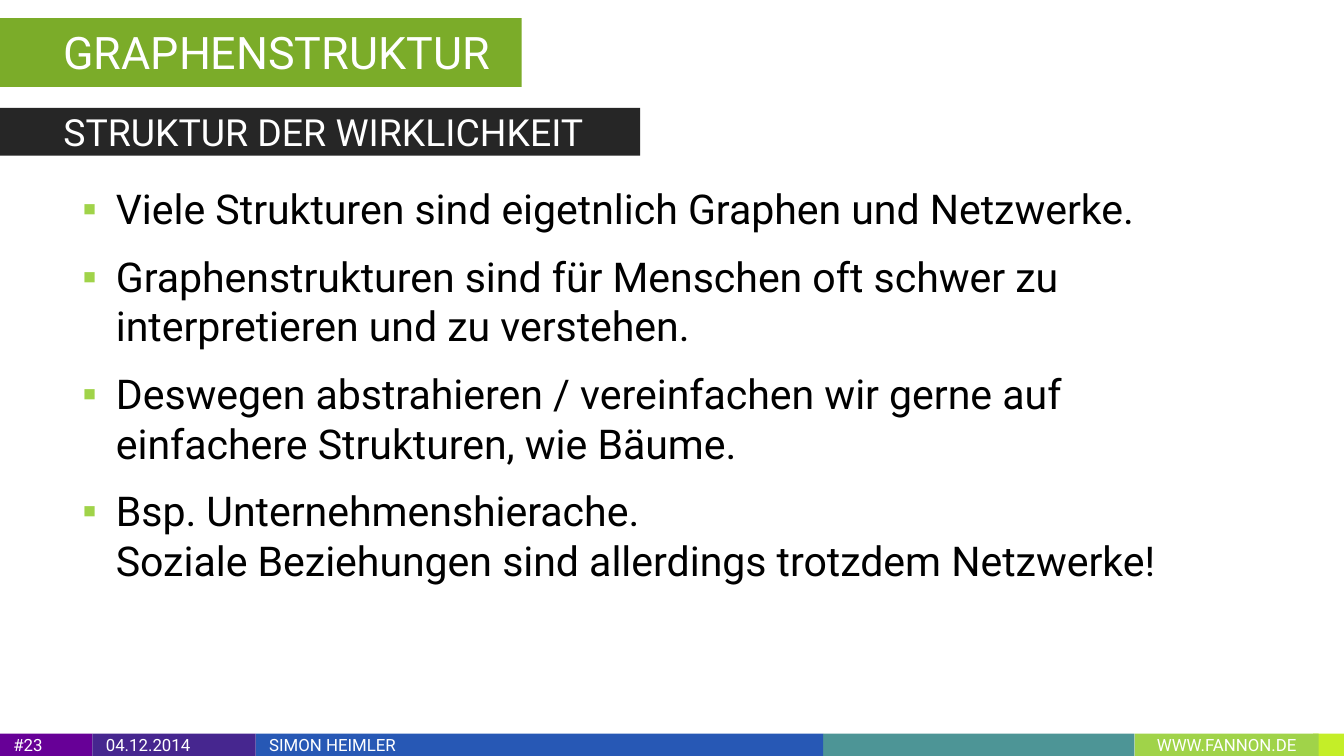
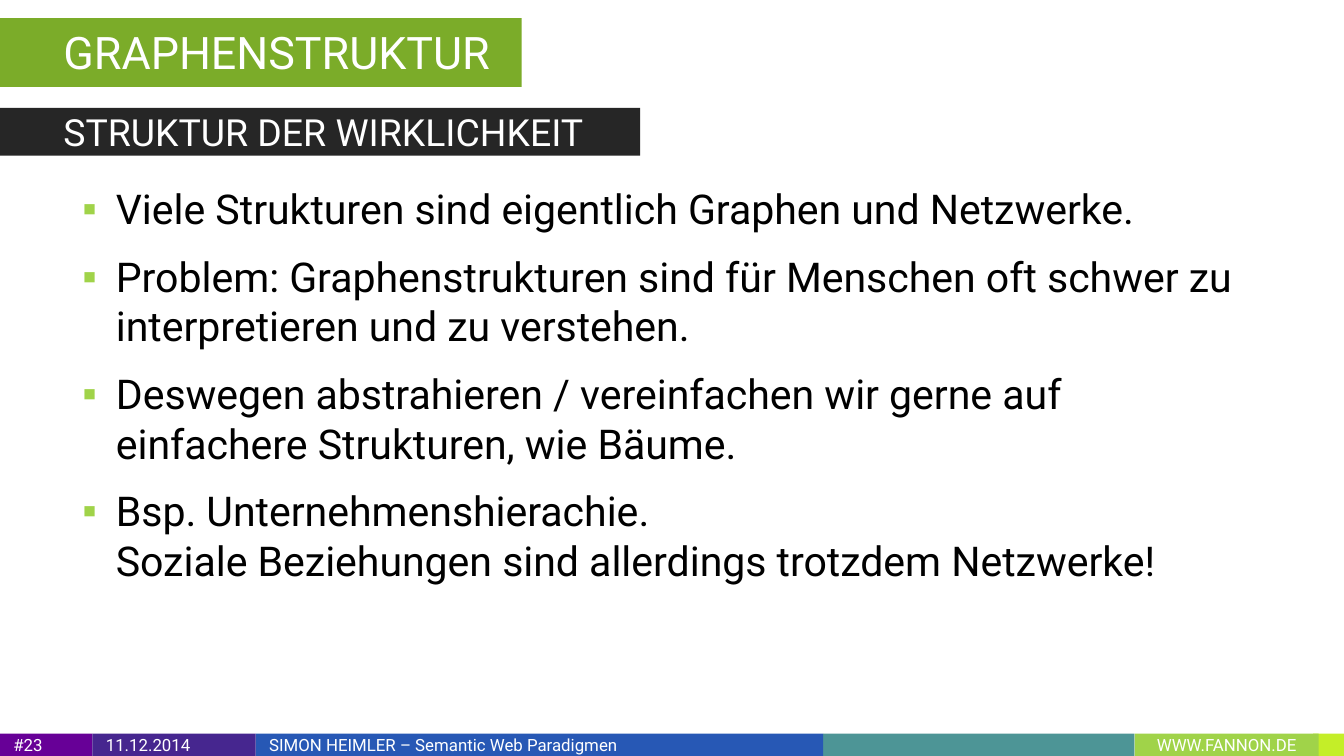
Before and after one commit to Fannon/SemanticWebParadigmen, a slide deck: slide 23 of Semantic Web Paradigmen PPT.pptx. Drawn at 1344x756 pixels with LibreOffice and Linux fonts; fonts in the diff are those of the drawing. Boxes give left, top, right and bottom in pixels: in the first picture for what was removed or moved away, otherwise in the second. Text is boxed around its words. In the diff, an @@ line names an element or a change of style, - is before the commit and + after.

```diff
--- a/Semantic Web Paradigmen PPT.pptx
+++ b/Semantic Web Paradigmen PPT.pptx
@@ text at bbox=[116, 193, 1232, 350]: text changed @@
-▪ Viele Strukturen sind eigetnlich Graphen und Netzwerke.
-▪ Graphenstrukturen sind für Menschen oft schwer zu interpretieren und zu verstehen.
+▪ Viele Strukturen sind eigentlich Graphen und Netzwerke.
+▪ Problem: Graphenstrukturen sind für Menschen oft schwer zu interpretieren und zu verstehen.
@@ text at bbox=[116, 495, 1155, 585]: text changed @@
-▪ Bsp. Unternehmenshierache.
-  Soziale Beziehungen sind allerdings trotzdem Netzwerke!
+▪ Bsp. Unternehmenshierachie.
+  Soziale Beziehungen sind allerdings trotzdem Netzwerke!
@@ text in rectangle at bbox=[106, 739, 190, 751]: text changed @@
-04.12.2014
+11.12.2014
@@ text in rectangle at bbox=[269, 738, 617, 755]: text changed @@
-SIMON HEIMLER
+SIMON HEIMLER – Semantic Web Paradigmen
```
Also in this commit, not shown: 48 other slides changed, 3 slides added, 1 slide removed.
